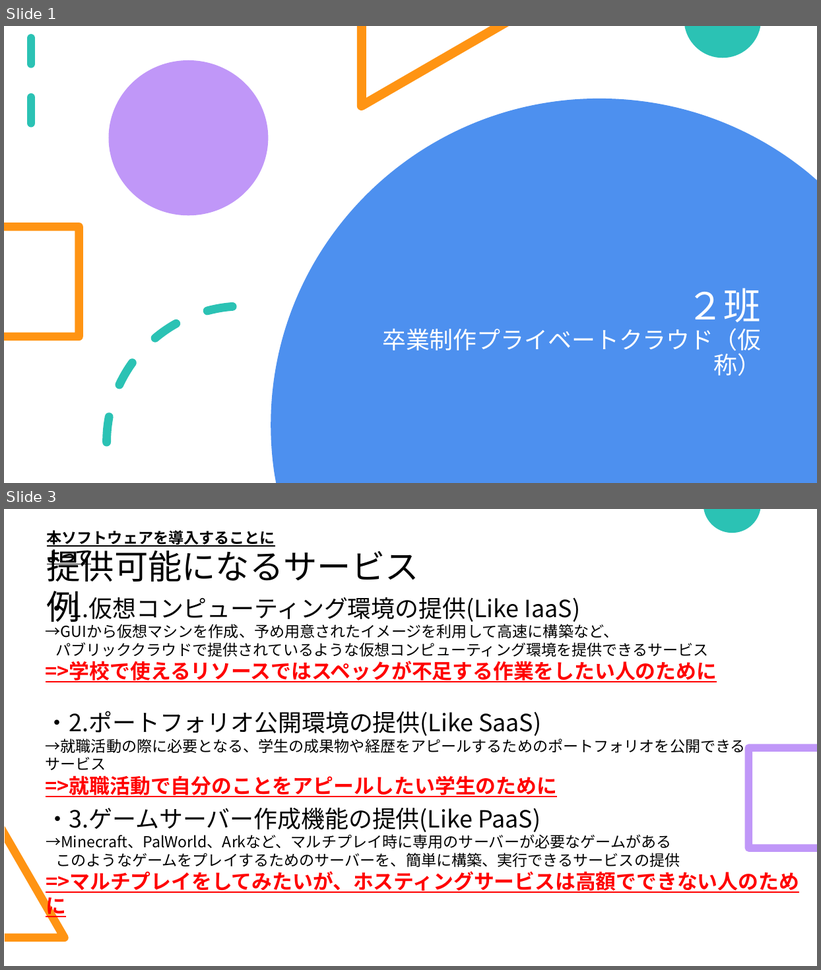
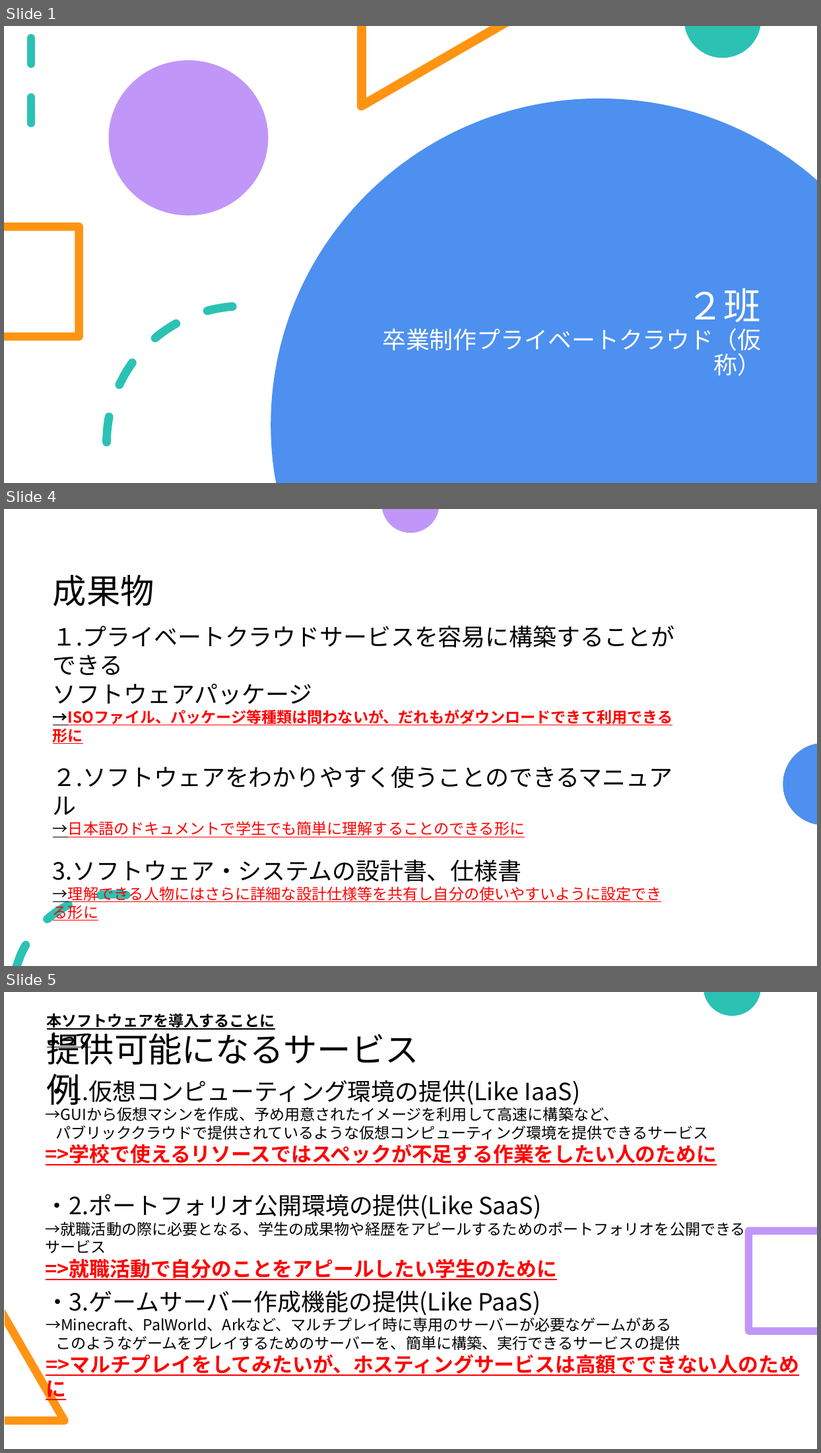
Before and after one commit to okkass/Kamata-Cloud-Infrastructure, a slide deck: docs/2025_0725_発表用スライド.pptx. Shown one above the other, each under a label of ours: slides 1 and 3 before the commit, slides 1, 4 and 5 after it; the slides between them are not shown. The pictures are 821x970 and 821x1453 pixels, drawn with LibreOffice and Linux fonts; fonts in the diff are those of the drawing. Boxes give left, top, right and bottom in pixels: in the first picture for what was removed or moved away, otherwise in the second. Text is boxed around its words. In the diff, an @@ line names an element or a change of style, - is before the commit and + after.

Commit message:
発表スライド更新

```diff
--- a/docs/2025_0725_発表用スライド.pptx
+++ b/docs/2025_0725_発表用スライド.pptx
@@ slide 4 added at [4,509,817,966], background #FFFFFF @@
@@ freeform shape added at [382,509,439,533], fill #C097F8 @@
@@ text added at [53,575,154,606], 40 pt, text #000000 @@
+成果物
@@ text added at [53,625,675,921], 18 pt, text #FF0000, underline @@
+１.プライベートクラウドサービスを容易に構築することができる
+ソフトウェアパッケージ
+→ISOファイル、パッケージ等種類は問わないが、だれもがダウンロードできて利用できる形に
+２.ソフトウェアをわかりやすく使うことのできるマニュアル
+→日本語のドキュメントで学生でも簡単に理解することのできる形に
+3.ソフトウェア・システムの設計書、仕様書
+→理解できる人物にはさらに詳細な設計仕様等を共有し自分の使いやすいように設定できる形に
@@ freeform shape added at [783,743,817,824], fill #4D90EF @@
@@ freeform shape added at [13,890,131,966], fill #2BC2B4 @@
@@ what was slide 3 is now slide 5 @@
```
Also in this commit, not shown: 1 slide changed, 1 other slide added.
